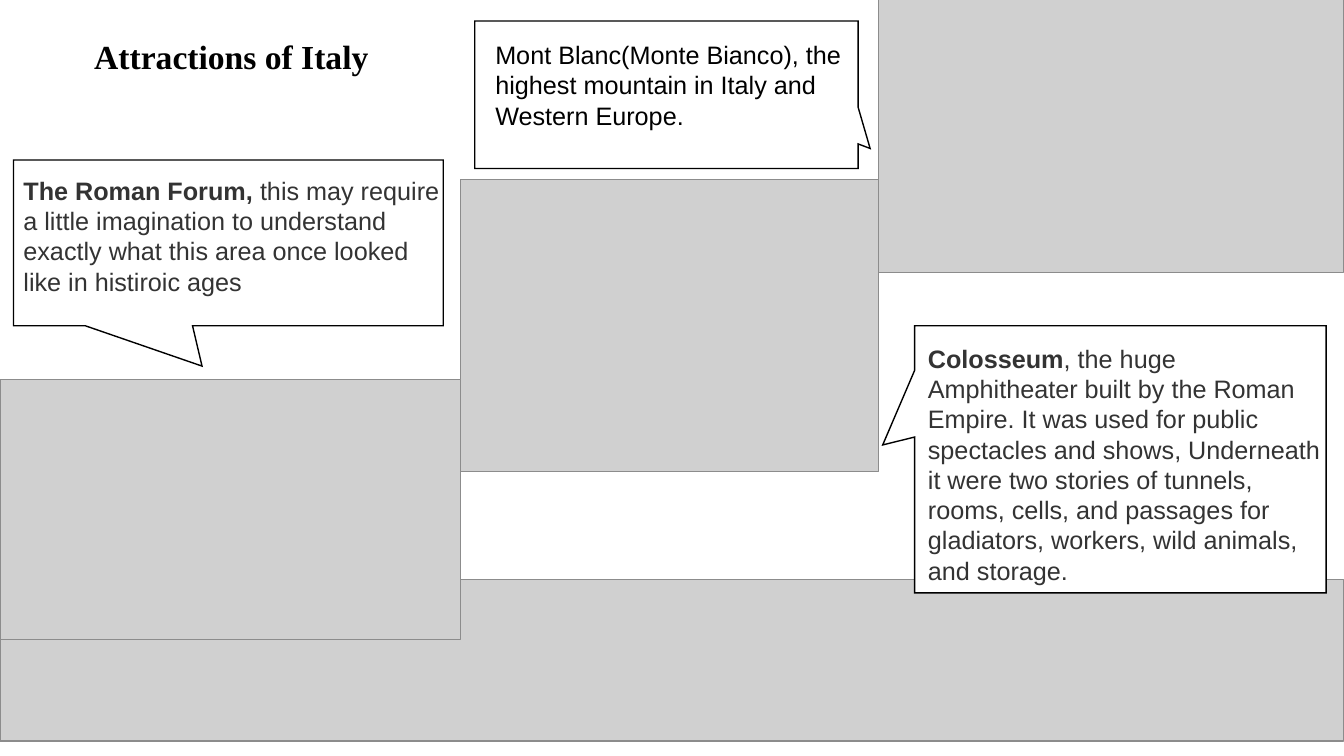
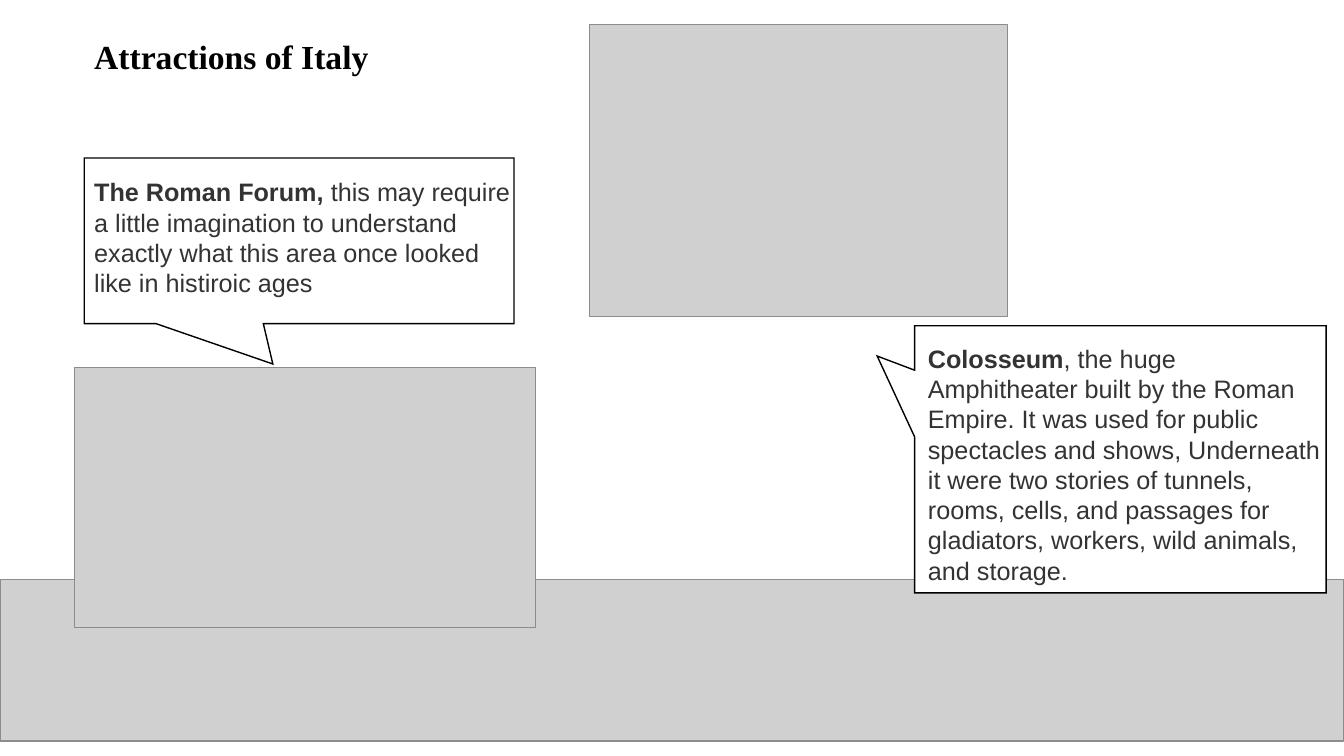
Before and after one commit to Utki-Ji/project, a slide deck: slide 20 of Global.pptx. Drawn at 1344x756 pixels with LibreOffice and Linux fonts; fonts in the diff are those of the drawing; grey boxes stand for pictures. Boxes give left, top, right and bottom in pixels: in the first picture for what was removed or moved away, otherwise in the second. Text is boxed around its words. In the diff, an @@ line names an element or a change of style, - is before the commit and + after.

```diff
--- a/Global.pptx
+++ b/Global.pptx
@@ speech box removed at <box>475,21,858,168</box> @@
@@ picture: place and size @@
-picture at <box>461,179,879,472</box>
+picture at <box>590,24,1008,317</box>
@@ picture removed at <box>879,0,1344,272</box> @@
@@ text removed at <box>495,45,841,130</box> @@
-Mont Blanc(Monte Bianco), the highest mountain in Italy and Western Europe.
@@ text "The Roman Forum, this may ...": place and size @@
-text "The Roman Forum, this may ..." at <box>23,181,439,296</box>
+text "The Roman Forum, this may ..." at <box>94,182,510,298</box>
@@ speech box: place and size @@
-speech box at <box>13,160,443,326</box>
+speech box at <box>85,158,514,324</box>
@@ speech box at <box>914,326,1326,593</box>: proportions changed @@
@@ picture: place and size @@
-picture at <box>0,379,461,639</box>
+picture at <box>75,367,535,627</box>
```
Also in this commit, not shown: 4 other slides changed, 1 slide added, 1 slide removed.
